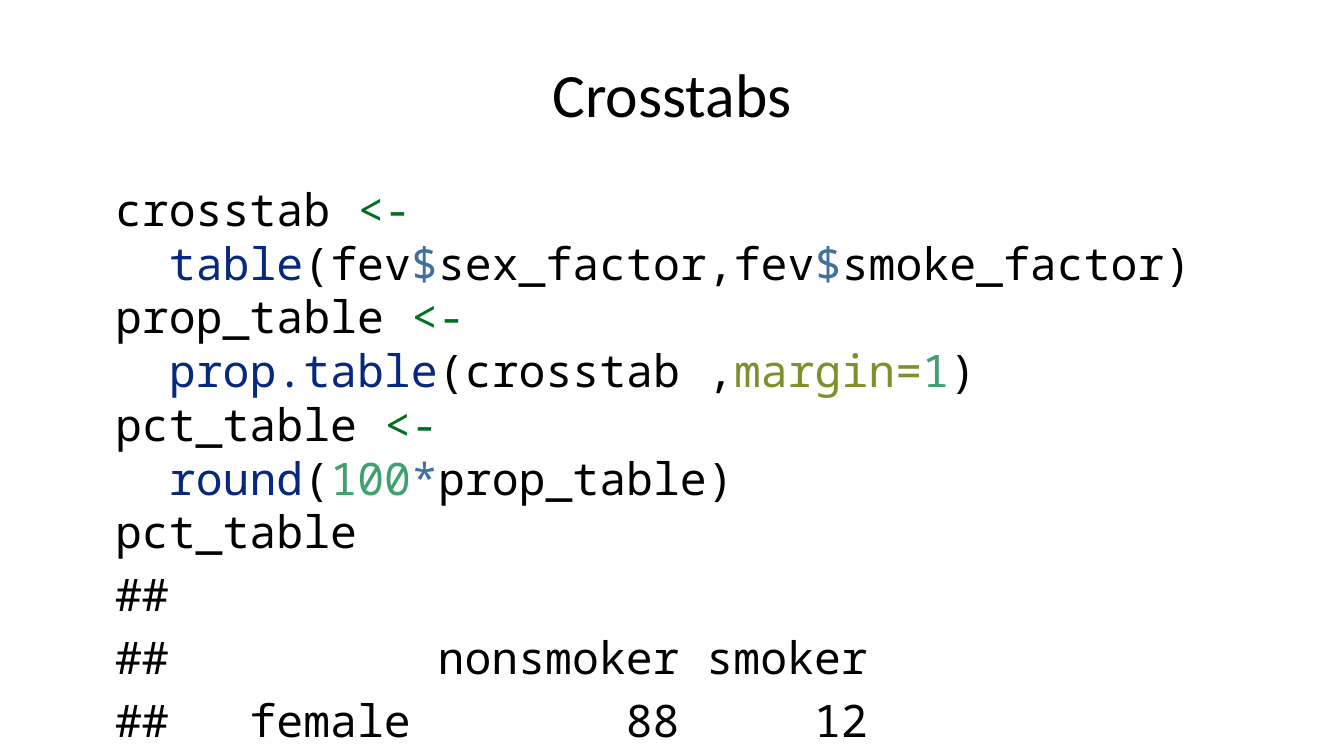
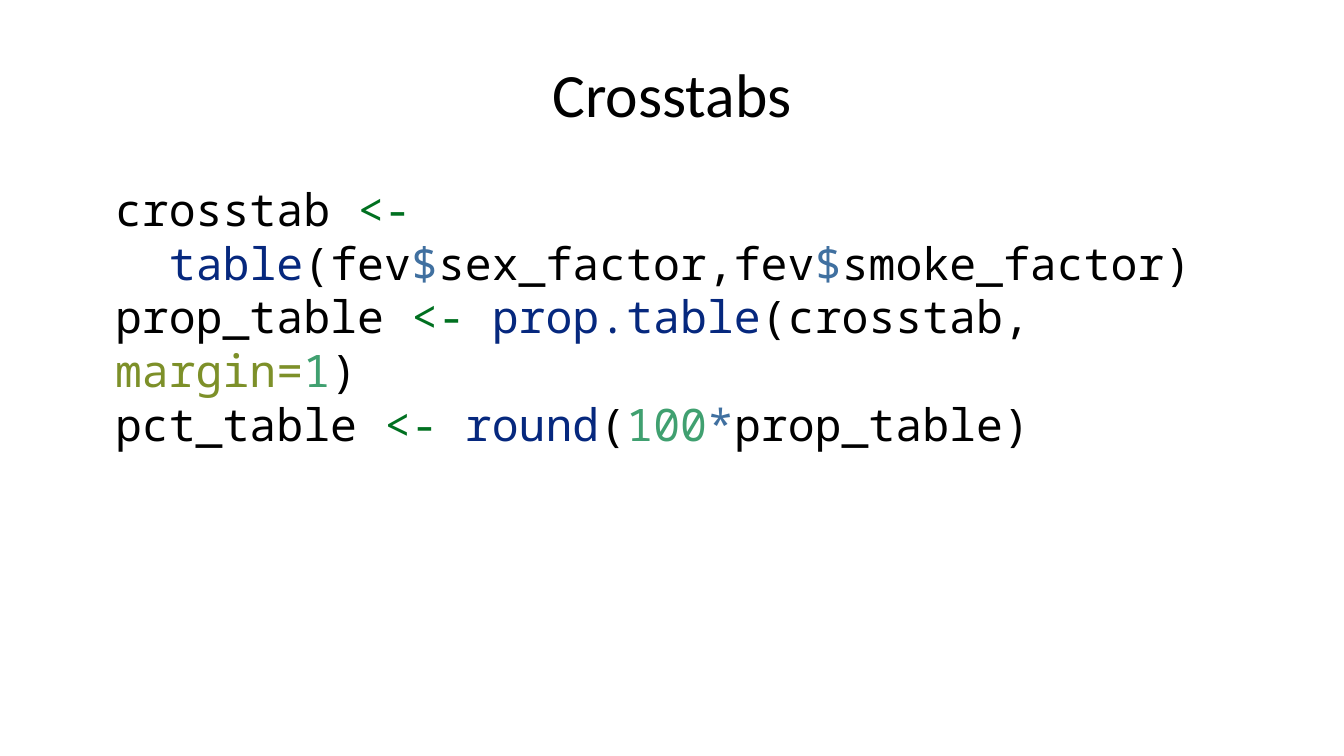
Before and after one commit to pmean/classes, a slide deck: slide 16 of introduction-to-r/results/v05-slides-and-speaker-notes.pptx (slide 17 before the commit). Drawn at 1344x756 pixels with LibreOffice and Linux fonts; fonts in the diff are those of the drawing. Boxes give left, top, right and bottom in pixels: in the first picture for what was removed or moved away, otherwise in the second. Text is boxed around its words. In the diff, an @@ line names an element or a change of style, - is before the commit and + after.

```diff
--- a/introduction-to-r/results/v05-slides-and-speaker-notes.pptx
+++ b/introduction-to-r/results/v05-slides-and-speaker-notes.pptx
@@ text at box(115, 192, 1191, 452): text changed @@
-crosstab <-
-table(fev$sex_factor,fev$smoke_factor)
-prop_table <-
-prop.table(crosstab ,margin=1)
-pct_table <-
-round(100*prop_table)
-pct_table
-##
-## nonsmoker smoker
-## female 88 12
-## male 92 8
+crosstab <-
+table(fev$sex_factor,fev$smoke_factor)
+prop_table <- prop.table(crosstab, margin=1)
+pct_table <- round(100*prop_table)
```
Also in this commit, not shown: 7 other slides changed, 2 slides added, 10 other files.
